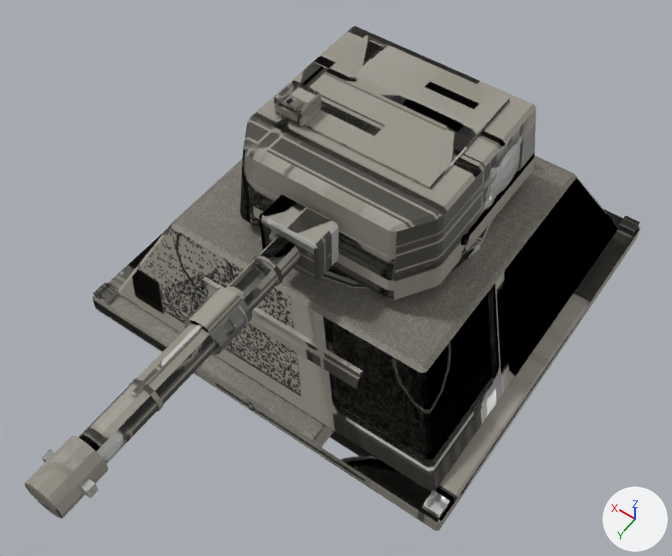
What one commit did to the FBX model assets/models/ord_bulwark/export/ord_bulwark.fbx.
Both versions are drawn from a camera (50 mm lens) standing at (-5.8, 9.36, 13.91) and looking at (-0.1, 1.39, 1.38). The lights are fixed; the arrows at lower right show +X, +Y and +Z. The first picture is the older version. Where no turn or scale is listed for an object, it has been applied to the vertices.

Before the edit, the objects in view are built like this:
```python
me_base_002 = bpy.data.meshes.new('base.002')
me_base_002.from_pydata(...)  # 128 vertices, 106 faces; spans x -3.7..3.7, y -3.7..3.7, z 0.0..2.3
me_base_002.materials.append(mat_ord_bulwark_bar)
me_turret_002 = bpy.data.meshes.new('turret.002')
me_turret_002.from_pydata(...)  # 300 vertices, 244 faces; spans x -1.94..1.94, y -2.12..7.45, z 0.0..1.92
me_turret_002.materials.append(mat_ord_bulwark_bar)
ob_base_bar = bpy.data.objects.new('base_bar', me_base_002)
ob_base_bar.location = (0.0, 0.0, 0.0)
ob_turret_bar = bpy.data.objects.new('turret_bar', me_turret_002)
ob_turret_bar.location = (0.0, 0.0, 2.3)
```
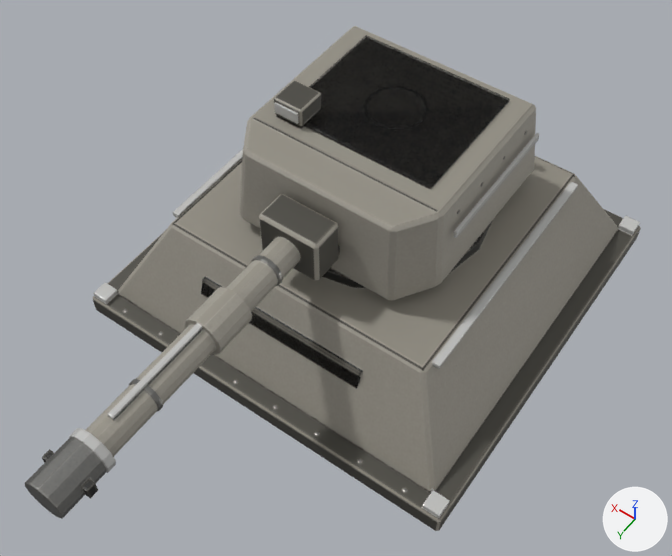
Changed parts and their boxes (x1, y1, x2, y2) in the pictures (672 x 556 px):
'base_bar', reshaped
    before: (93, 154, 640, 531)
    after: (93, 156, 641, 531)
'base_glow_running_bar', added
    after: (93, 149, 640, 518)
'turret_glow_weapon_bar', added
    after: (69, 323, 203, 473)
'turret_glow_running_bar', added
    after: (274, 102, 539, 238)
part 1 of me_base_002, deleted
    before: (618, 216, 640, 236)
part 2 of me_base_002, deleted
    before: (93, 283, 118, 304)
part 3 of me_base_002, deleted
    before: (422, 490, 450, 518)
part 4 of me_base_002, surface changed
    both: (93, 156, 640, 531)
part 5 of me_turret_002, deleted
    before: (276, 104, 297, 122)
part 6 of me_turret_002, deleted
    before: (130, 325, 202, 397)
part 7 of me_turret_002, surface changed
    both: (25, 26, 535, 519)

Patch to the scene script:
```diff
--- a/assets/models/ord_bulwark/export/ord_bulwark.fbx.py
+++ b/assets/models/ord_bulwark/export/ord_bulwark.fbx.py
@@ me_turret_002 @@
 # used by ob_turret_bar; location = (0.0, 0.0, 2.3)
-me_turret_002.from_pydata(...)  # 300 vertices, 244 faces; spans x -1.94..1.94, y -2.12..7.45, z 0.0..1.92
+me_turret_002.from_pydata(...)  # 284 vertices, 232 faces; spans x -1.94..1.94, y -2.12..7.45, z 0.0..1.92
+# me_turret_002 part 5: the loose piece of 8 vertices spanning x 1.0..1.4, y 0.87..0.9, z 1.69..1.83 is deleted
+# me_turret_002 part 6: the loose piece of 8 vertices spanning x -0.03..0.03, y 4.2..5.8, z 1.1..1.14 is deleted
+# me_turret_002 part 7: 232 kept faces spanning x -1.94..1.94, y -2.12..7.45, z 0.0..1.92 get new texture (UV) coordinates
 me_turret_002.materials.append(mat_ord_bulwark_bar)
@@ me_base_002 @@
 # used by ob_base_bar; location = (0.0, 0.0, 0.0)
-me_base_002.from_pydata(...)  # 128 vertices, 106 faces; spans x -3.7..3.7, y -3.7..3.7, z 0.0..2.3
+me_base_002.from_pydata(...)  # 96 vertices, 82 faces; spans x -3.7..3.7, y -3.7..3.7, z 0.0..2.3
+# me_base_002 part 1: the loose piece of 8 vertices spanning x -3.65..-3.35, y -3.65..-3.35, z 0.39..0.51 is deleted
+# me_base_002 part 2: the loose piece of 8 vertices spanning x 3.35..3.65, y 3.35..3.65, z 0.39..0.51 is deleted
+# me_base_002 part 3: the loose piece of 8 vertices spanning x -3.65..-3.35, y 3.35..3.65, z 0.39..0.51 is deleted
+# me_base_002 part 4: 82 kept faces spanning x -3.7..3.7, y -3.7..3.7, z 0.0..2.3 get new texture (UV) coordinates
+# other edits to the shape of me_base_002 do not show in these pictures
 me_base_002.materials.append(mat_ord_bulwark_bar)
@@ me_turret_005 @@
+me_turret_005.from_pydata(...)  # a box spanning x 0.98..1.42, y 0.87..0.91, z 1.66..1.86; a box spanning x -1.1..1.1, y -2.09..-2.04, z 1.03..1.17; a box spanning x -1.97..-1.92, y -1.7..0.9, z 0.93..1.07; a box spanning x 1.92..1.97, y -1.7..0.9, z 0.93..1.07
+me_turret_005.materials.append(mat_ord_bulwark_bar)
@@ me_turret_006 @@
+me_turret_006.from_pydata(...)  # a 12-sided cylinder along y spanning x -0.34..0.34, y 6.53..6.67, z 0.51..1.19; a box spanning x -0.04..0.04, y 3.8..6.2, z 1.11..1.16
+me_turret_006.materials.append(mat_ord_bulwark_bar)
@@ me_base_004 @@
+me_base_004.from_pydata(...)  # a box spanning x -2.66..-2.54, y -2.3..2.3, z 2.01..2.09; a box spanning x 2.54..2.66, y -2.3..2.3, z 2.01..2.09; a box spanning x -3.65..-3.35, y -3.65..-3.35, z 0.39..0.51; a box spanning x -3.65..-3.35, y 3.35..3.65, z 0.39..0.51; a box spanning x 3.35..3.65, y -3.65..-3.35, z 0.39..0.51; a box spanning x 3.35..3.65, y 3.35..3.65, z 0.39..0.51
+me_base_004.materials.append(mat_ord_bulwark_bar)
@@ ob_turret_glow_running_bar @@
+ob_turret_glow_running_bar = bpy.data.objects.new('turret_glow_running_bar', me_turret_005)
+ob_turret_glow_running_bar.location = (0.0, 0.0, 2.3)
@@ ob_turret_glow_weapon_bar @@
+ob_turret_glow_weapon_bar = bpy.data.objects.new('turret_glow_weapon_bar', me_turret_006)
+ob_turret_glow_weapon_bar.location = (0.0, 0.0, 2.3)
@@ ob_base_glow_running_bar @@
+ob_base_glow_running_bar = bpy.data.objects.new('base_glow_running_bar', me_base_004)
+ob_base_glow_running_bar.location = (0.0, 0.0, 0.0)
```
